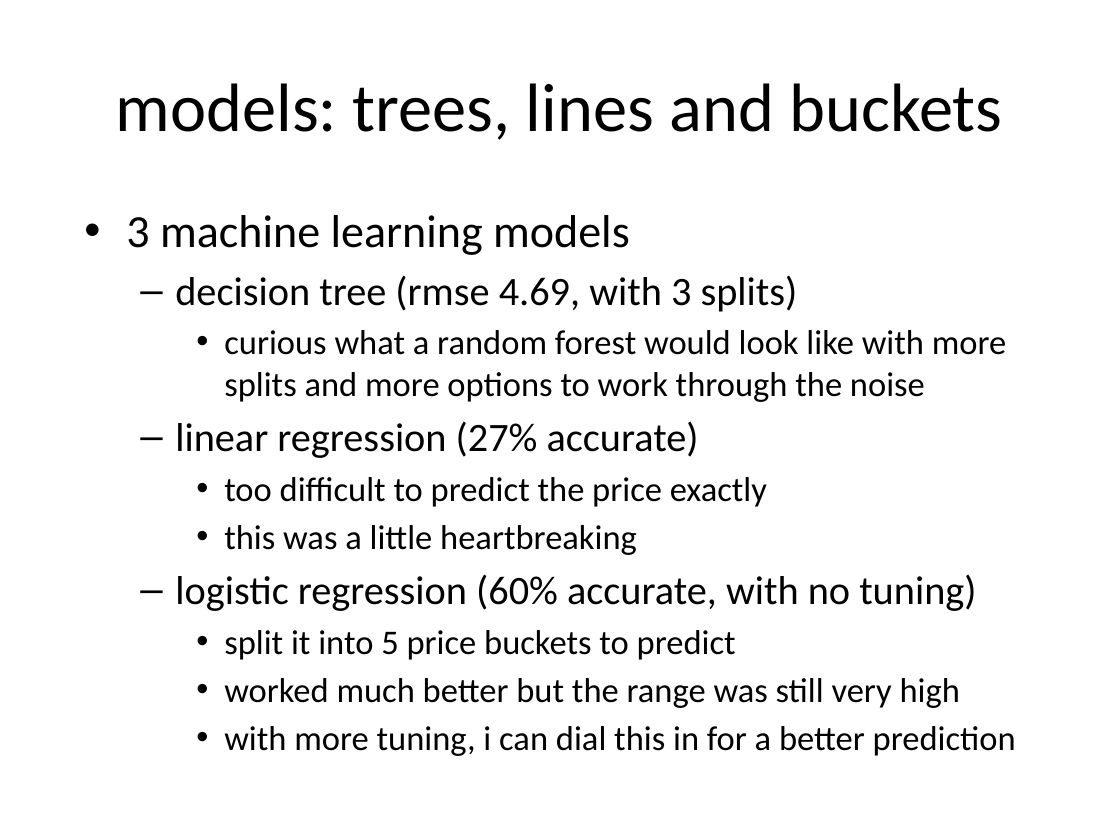
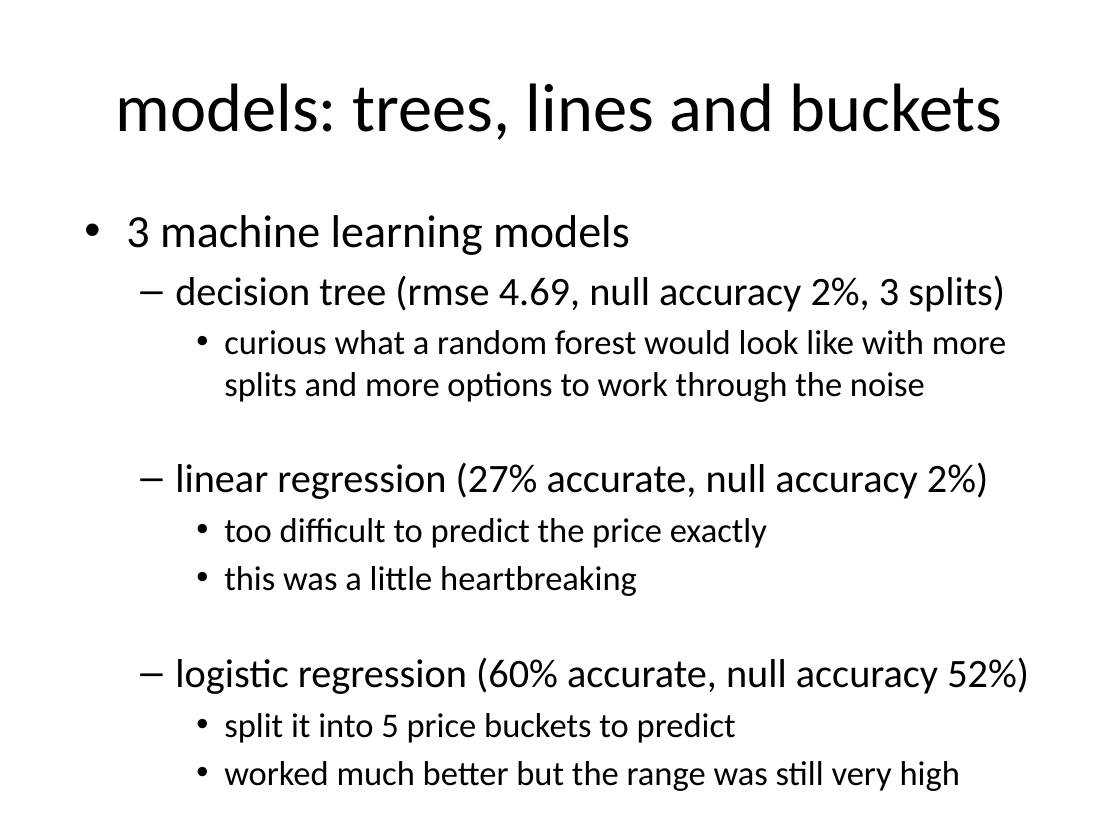
Before and after one commit to anastasiapetrie/USDA_Calc, a slide deck: slide 10 of presentation.pptx. Drawn at 1120x840 pixels with LibreOffice and Linux fonts; fonts in the diff are those of the drawing. Boxes give left, top, right and bottom in pixels: in the first picture for what was removed or moved away, otherwise in the second. Text is boxed around its words. In the diff, an @@ line names an element or a change of style, - is before the commit and + after.

```diff
--- a/presentation.pptx
+++ b/presentation.pptx
@@ text at (x1=175, y1=275, x2=1005, y2=312): text changed @@
-  – decision tree (rmse 4.69, with 3 splits)
+  – decision tree (rmse 4.69, null accuracy 2%, 3 splits)
@@ text at (x1=175, y1=462, x2=988, y2=499): text changed @@
-  – linear regression (27% accurate)
+  – linear regression (27% accurate, null accuracy 2%)
@@ text at (x1=175, y1=657, x2=1029, y2=694): text changed @@
-  – logistic regression (60% accurate, with no tuning)
+  – logistic regression (60% accurate, null accuracy 52%)
@@ text at (x1=224, y1=726, x2=1016, y2=756): paragraph removed @@
-    • with more tuning, i can dial this in for a better prediction
```
Also in this commit, not shown: 5 other slides changed, 1 slide added, 1 other file.
